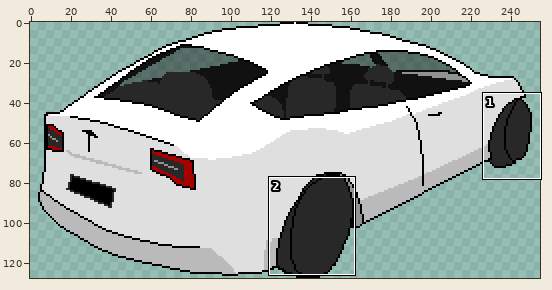
One commit to this sprite sheet: src/car-turn-2.png. Above, an overview of the earlier version with the close-up marked.
Close-up. Before the commit:
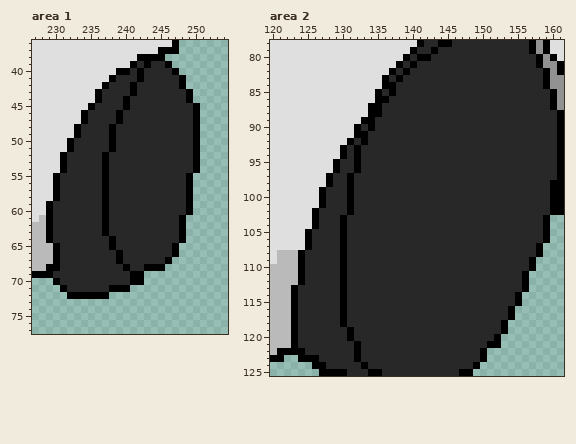
The file is 256x128 pixels. Colours within 5 levels of each other are drawn and written as one. Shown: area 1: x 227..254, y 36..77; area 2: x 120..161, y 78..125. The wide view leaves out empty margins.
And afterwards:
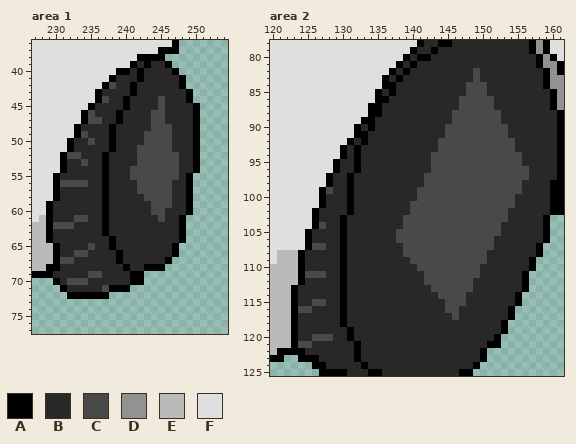
Palette (. is transparent): A #000000  B #282828  C #494949  D #929292  E #bababa  F #dfdfdf
Diff:
Changed rows in their new state; - is an unchanged pixel.
Area 1:
first column x 230:
42 --------C---------
44 -------C-------C--
45 ---------------C--
46 -----C--------CC--
47 -----CC-------CC--
48 --------------CCC-
49 ----C--------CCCC-
50 -----C-------CCCC-
51 ------------CCCCC-
52 --CC--------CCCCCC
53 ----C-------CCCCCC
54 -----------CCCCCCC
55 -----------CCCCCCC
56 -CCCC-------CCCCC-
57 ------------CCCCC-
58 -------------CCCC-
59 --------------CCC-
60 --------------CC--
61 ---CC----------C--
62 CCC---------------
65 -----C------------
66 ---CC-------------
67 -CC---------------
69 -----CC-----------
70 --CCC-------------
71 -------C----------
Area 2:
first column x 124:
 82 -------------------------C-------
 83 -------------------------C-------
 84 ------------------------CCC------
 85 ------------------------CCC------
 86 -----------------------CCCCC-----
 87 -----------------------CCCCC-----
 88 ----------------------CCCCCCC----
 89 ----------------------CCCCCCC----
 90 ---------------------CCCCCCCCC---
 91 ---------------------CCCCCCCCC---
 92 --------------------CCCCCCCCCCC--
 93 --------------------CCCCCCCCCCC--
 94 -------------------CCCCCCCCCCCCC-
 95 -------------------CCCCCCCCCCCCC-
 96 -------------------CCCCCCCCCCCCCC
 97 ------------------CCCCCCCCCCCCCCC
 98 ------------------CCCCCCCCCCCCCC-
 99 ----C------------CCCCCCCCCCCCCCC-
100 -----------------CCCCCCCCCCCCCC--
101 ----------------CCCCCCCCCCCCCCC--
102 ----------------CCCCCCCCCCCCCC---
103 ---------------CCCCCCCCCCCCCCC---
104 ---C-----------CCCCCCCCCCCCCC----
105 --------------CCCCCCCCCCCCCCC----
106 --------------CCCCCCCCCCCCCC-----
107 --CC-----------CCCCCCCCCCCCC-----
108 ---------------CCCCCCCCCCCC------
109 ----------------CCCCCCCCCCC------
110 -----------------CCCCCCCCC-------
111 -CCC--------------CCCCCCCC-------
112 ------------------CCCCCCC--------
113 -------------------CCCCCC--------
114 --------------------CCCC---------
115 --CC-----------------CCC---------
116 CC-------------------CC----------
117 ----------------------C----------
120 --CCC----------------------------
121 CC-------------------------------
Pixel boxes of the changes (left, top, right, bottom) in both close-ups:
changed: (60, 82, 116, 187)
changed: (130, 96, 179, 222)
changed: (53, 215, 109, 292)
changed: (396, 68, 529, 320)
changed: (312, 187, 333, 250)
changed: (298, 271, 326, 313)
changed: (298, 334, 333, 348)
